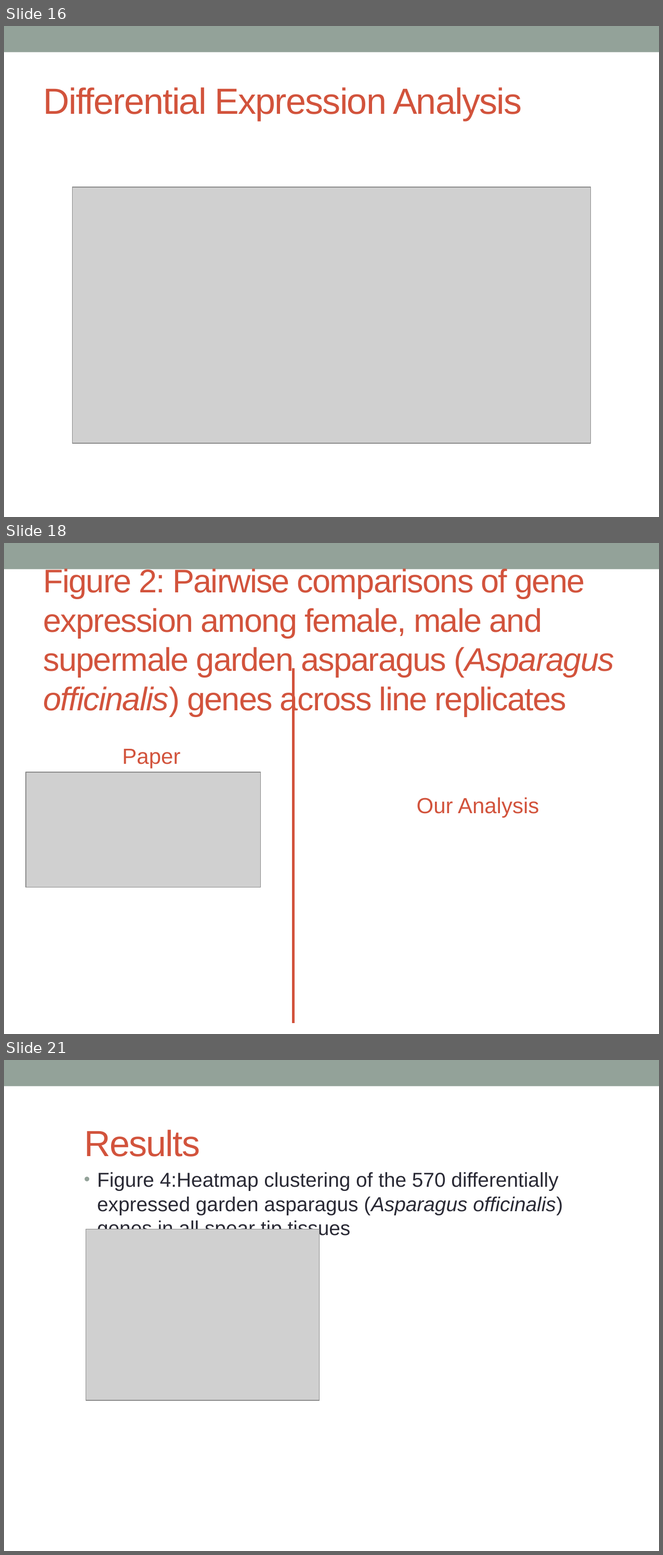
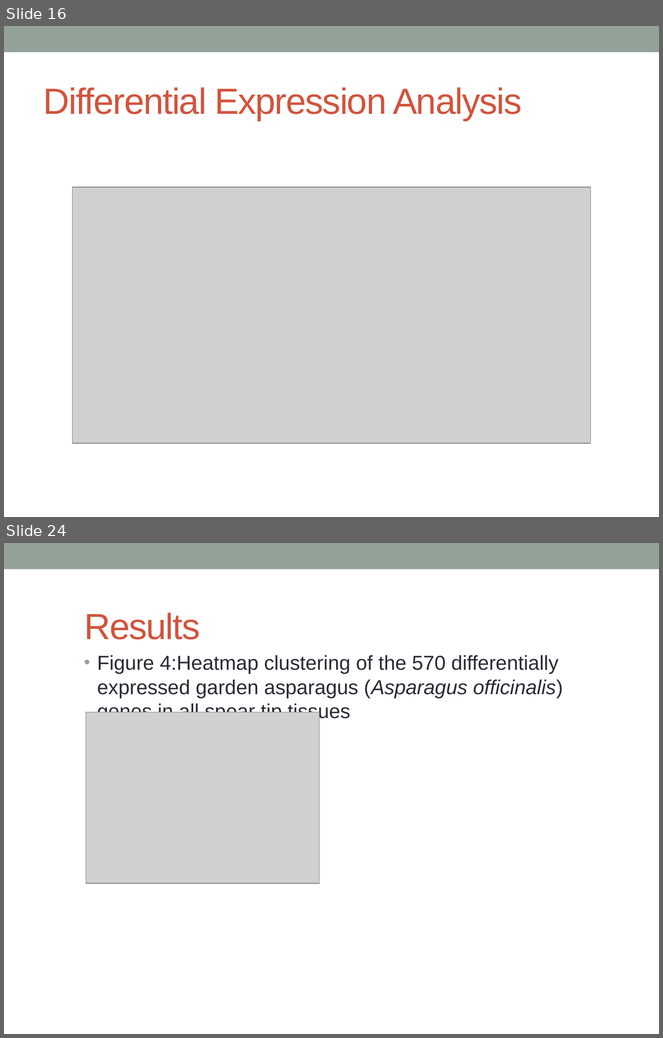
Before and after one commit to katholan/BCB546X-Spring2017_Valerin_final_project, a slide deck: asparagus.pptx. Shown one above the other, each under a label of ours: slides 16, 18 and 21 before the commit, slides 16 and 24 after it; the slides between them are not shown. The pictures are 663x1555 and 663x1038 pixels, drawn with LibreOffice and Linux fonts; fonts in the diff are those of the drawing; grey boxes stand for pictures. Boxes give left, top, right and bottom in pixels: in the first picture for what was removed or moved away, otherwise in the second. Text is boxed around its words. In the diff, an @@ line names an element or a change of style, - is before the commit and + after.

```diff
--- a/asparagus.pptx
+++ b/asparagus.pptx
@@ slide 18 removed at box(4, 543, 659, 1034), background #FFFFFF; not listed: 1 template element that a slide beside it also shows @@
@@ title removed at box(44, 567, 614, 716) @@
-Figure 2: Pairwise comparisons of gene expression among female, male and supermale garden asparagus (Asparagus officinalis) genes across line replicates
@@ line removed from (294, 669) to (294, 1023) @@
@@ text removed at box(122, 749, 180, 769) @@
-Paper
@@ picture removed at box(26, 772, 260, 888) @@
@@ text removed at box(417, 797, 539, 818) @@
-Our Analysis
@@ what was slide 21 is now slide 24 @@
```
Also in this commit, not shown: 3 slides changed, 4 slides added.
